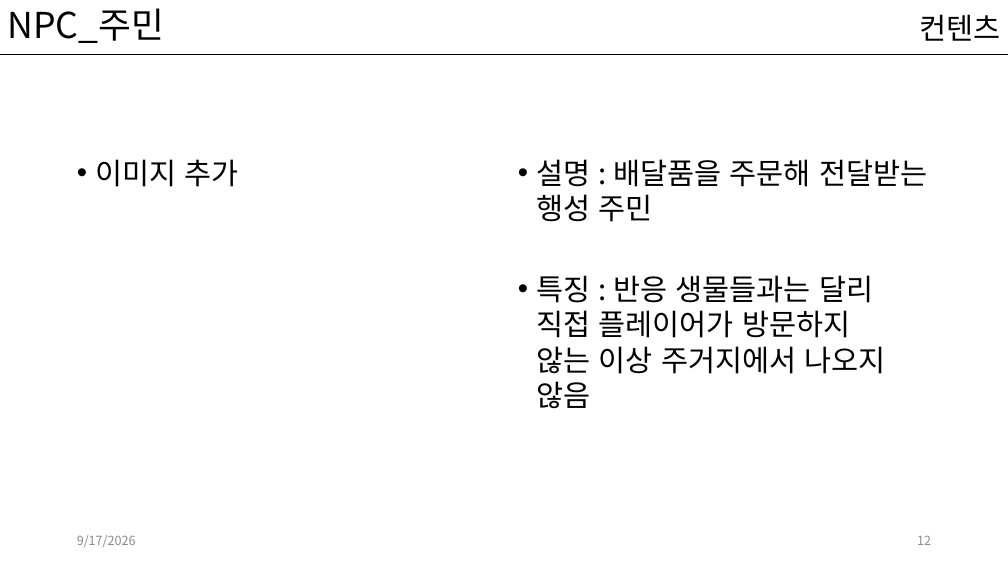
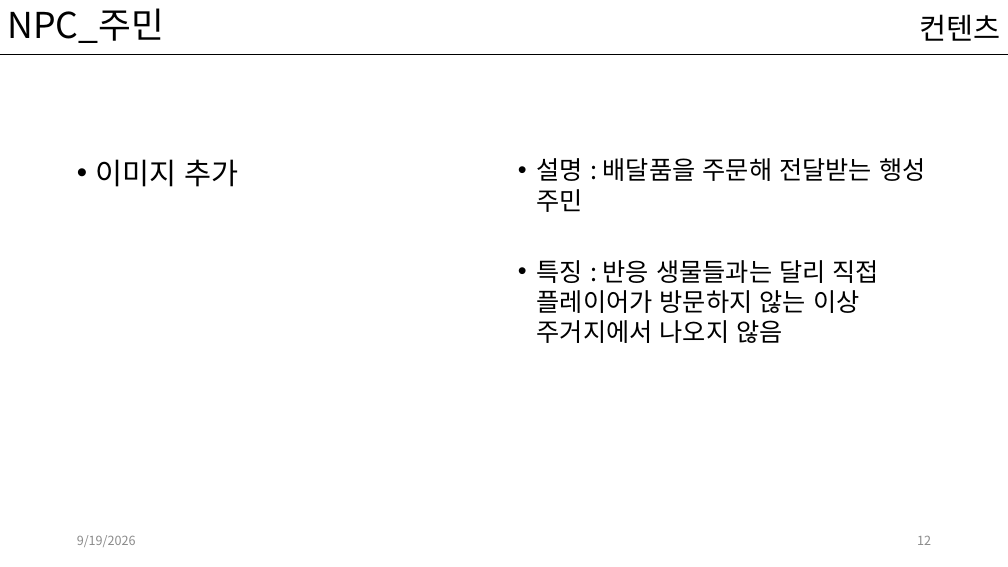
Before and after one commit to kwakyerin/2026_Graduation_Project, a slide deck: slide 12 of documents/HyunahKwon/design/designing/배트와 달트_기획서.pptx. Drawn at 1008x567 pixels with LibreOffice and Linux fonts; fonts in the diff are those of the drawing. Boxes give left, top, right and bottom in pixels: in the first picture for what was removed or moved away, otherwise in the second. Text is boxed around its words. In the diff, an @@ line names an element or a change of style, - is before the commit and + after.

```diff
--- a/documents/HyunahKwon/design/designing/배트와 달트_기획서.pptx
+++ b/documents/HyunahKwon/design/designing/배트와 달트_기획서.pptx
@@ text "설명 : 배달품을 주문해 전달받는 ..." at <box>537,158,925,343</box>: size 28 to 24 pt @@
@@ text at <box>77,535,136,547</box>: text changed @@
-9/17/2026
+9/19/2026
```
Also in this commit, not shown: 14 other slides changed, 1 slide added.
